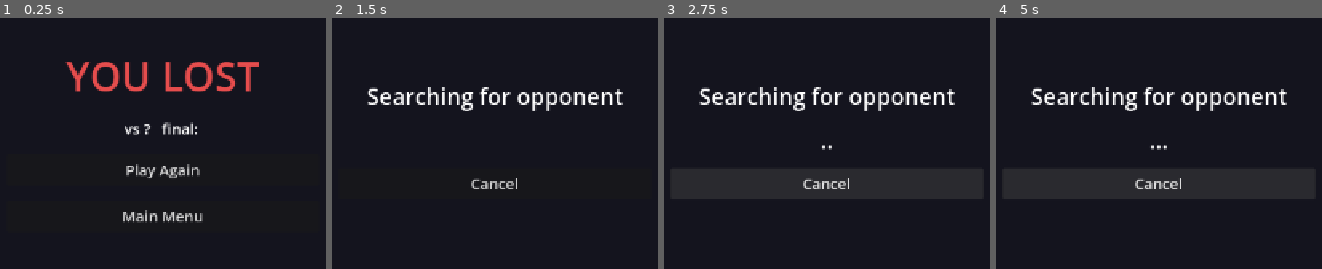
Above: before the commit, frames 1-4 (left to right).
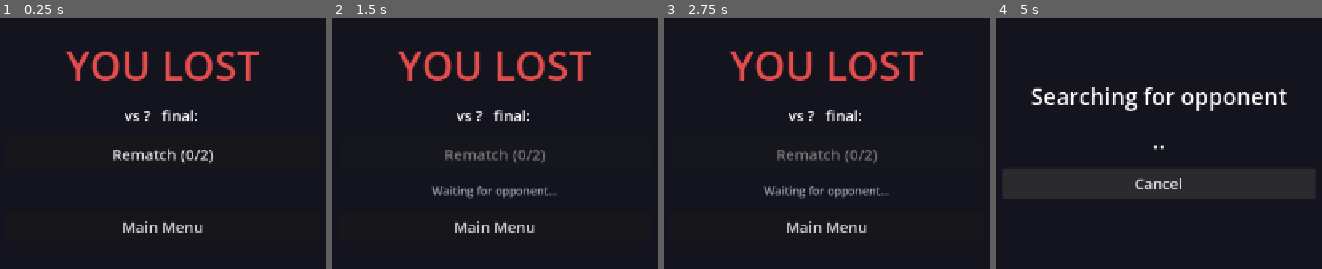
Above: after the commit, the same moments.

Repository: Raydish1/ReflexDuel
Game: Godot game, scene res://scenes/results.tscn
The game is run twice, just before and just after one commit, with the same random seed, the same clock (stepped at 60 frames per second) and the same inputs. This scene is started directly instead of the project's main scene.
Inputs (mouse positions are in pixels of both pictures, inside the frame that each line leads up to):
- Up to frame 1 (0.25 s): no input
- Up to frame 2 (1.5 s): click (495, 153) at 0.5 s, where only the run after the commit has a clickable "Rematch (0/2)"; click (495, 171) at 1.25 s, where only the run before the commit has a clickable "Play Again"
- Up to frame 3 (2.75 s): click (827, 183) at 2 s, where only the run before the commit has a clickable "Cancel"
- Up to frame 4 (5 s): click (1159, 226) at 2.75 s, where only the run after the commit has a clickable "Main Menu"; click (1159, 123) at 3.5 s, where only the run after the commit has a clickable "Quick Play"; click "Cancel" at 4.25 s

The runs differ from the first frame. In frame 1, 7.8% of the frame differs, in the area x 19-80%, y 13-86%; in frame 2, 8.4%, in the area x 10-90%, y 13-86%; in frame 3, 8.3%; in frame 4, 0.1%.

Commit message:
- Fixed "play again" carrying previous match data - Added rematch feature in private lobbies

Diff:
--- a/client/scenes/results.tscn
+++ b/client/scenes/results.tscn
@@ -24,13 +24,13 @@
 anchor_right = 0.5
 anchor_bottom = 0.5
 offset_left = -250.0
-offset_top = -220.0
+offset_top = -240.0
 offset_right = 250.0
-offset_bottom = 220.0
+offset_bottom = 240.0
 grow_horizontal = 2
 grow_vertical = 2
 alignment = 1
-theme_override_constants/separation = 24
+theme_override_constants/separation = 20
 
 [node name="ResultLabel" type="Label" parent="VBox"]
 text = "YOU WON"
@@ -42,10 +42,16 @@
 horizontal_alignment = 1
 theme_override_font_sizes/font_size = 24
 
-[node name="PlayAgainButton" type="Button" parent="VBox"]
+[node name="RematchButton" type="Button" parent="VBox"]
 custom_minimum_size = Vector2(0, 50)
-text = "Play Again"
+text = "Rematch (0/2)"
 theme_override_font_sizes/font_size = 24
+
+[node name="RematchStatus" type="Label" parent="VBox"]
+text = ""
+horizontal_alignment = 1
+theme_override_font_sizes/font_size = 18
+theme_override_colors/font_color = Color(0.65, 0.65, 0.7, 1)
 
 [node name="MenuButton" type="Button" parent="VBox"]
 custom_minimum_size = Vector2(0, 50)
--- a/client/scripts/network.gd
+++ b/client/scripts/network.gd
@@ -16,6 +16,9 @@
 signal round_result(data: Dictionary)
 signal match_end(data: Dictionary)
 signal connection_lost()
+signal rematch_status(votes: int)
+signal rematch_go()
+signal opponent_left()
 
 var socket: WebSocketPeer
 var player_id: String = ""
@@ -80,6 +83,12 @@
 			round_result.emit(msg)
 		"match_end":
 			match_end.emit(msg)
+		"rematch_status":
+			rematch_status.emit(msg.get("votes", 0))
+		"rematch_go":
+			rematch_go.emit()
+		"opponent_left":
+			opponent_left.emit()
 
 
 func send(msg: Dictionary) -> void:
@@ -116,3 +125,11 @@
 		"client_rt_ms": client_rt_ms,
 		"pre_click": pre_click,
 	})
+
+
+func send_rematch_vote() -> void:
+	send({"type": "rematch_vote"})
+
+
+func send_rematch_cancel() -> void:
+	send({"type": "rematch_cancel"})
--- a/client/scripts/results.gd
+++ b/client/scripts/results.gd
@@ -3,8 +3,11 @@
 
 @onready var result_label: Label = $VBox/ResultLabel
 @onready var score_label: Label = $VBox/ScoreLabel
-@onready var play_again_btn: Button = $VBox/PlayAgainButton
+@onready var rematch_btn: Button = $VBox/RematchButton
+@onready var rematch_status_label: Label = $VBox/RematchStatus
 @onready var menu_btn: Button = $VBox/MenuButton
+
+var _rematching := false
 
 
 func _ready() -> void:
@@ -16,12 +19,54 @@
 		result.get("opponent", "?"),
 		result.get("final_score", "")
 	]
-	play_again_btn.pressed.connect(_on_play_again)
+	rematch_btn.pressed.connect(_on_rematch)
 	menu_btn.pressed.connect(_on_menu)
+	Net.rematch_status.connect(_on_rematch_status)
+	Net.rematch_go.connect(_on_rematch_go)
+	Net.opponent_left.connect(_on_opponent_left)
+	Net.match_start.connect(_on_match_start)
 
 
-func _on_play_again() -> void:
-	get_tree().change_scene_to_file("res://scenes/matchmaking.tscn")
+func _exit_tree() -> void:
+	if not _rematching:
+		Net.send_rematch_cancel()
+	if Net.rematch_status.is_connected(_on_rematch_status):
+		Net.rematch_status.disconnect(_on_rematch_status)
+	if Net.rematch_go.is_connected(_on_rematch_go):
+		Net.rematch_go.disconnect(_on_rematch_go)
+	if Net.opponent_left.is_connected(_on_opponent_left):
+		Net.opponent_left.disconnect(_on_opponent_left)
+	if Net.match_start.is_connected(_on_match_start):
+		Net.match_start.disconnect(_on_match_start)
+
+
+func _on_rematch() -> void:
+	rematch_btn.disabled = true
+	rematch_status_label.text = "Waiting for opponent..."
+	Net.send_rematch_vote()
+
+
+func _on_rematch_status(votes: int) -> void:
+	rematch_btn.text = "Rematch (%d/2)" % votes
+	if votes == 1 and not rematch_btn.disabled:
+		rematch_status_label.text = "Opponent wants a rematch!"
+
+
+func _on_rematch_go() -> void:
+	rematch_btn.disabled = true
+	rematch_btn.text = "Starting..."
+	rematch_status_label.text = ""
+
+
+func _on_opponent_left() -> void:
+	rematch_btn.disabled = true
+	rematch_btn.text = "Opponent left"
+	rematch_status_label.text = ""
+
+
+func _on_match_start(_data: Dictionary) -> void:
+	_rematching = true
+	get_tree().change_scene_to_file("res://scenes/game.tscn")
 
 
 func _on_menu() -> void:
Not shown, changed: server/main.py
